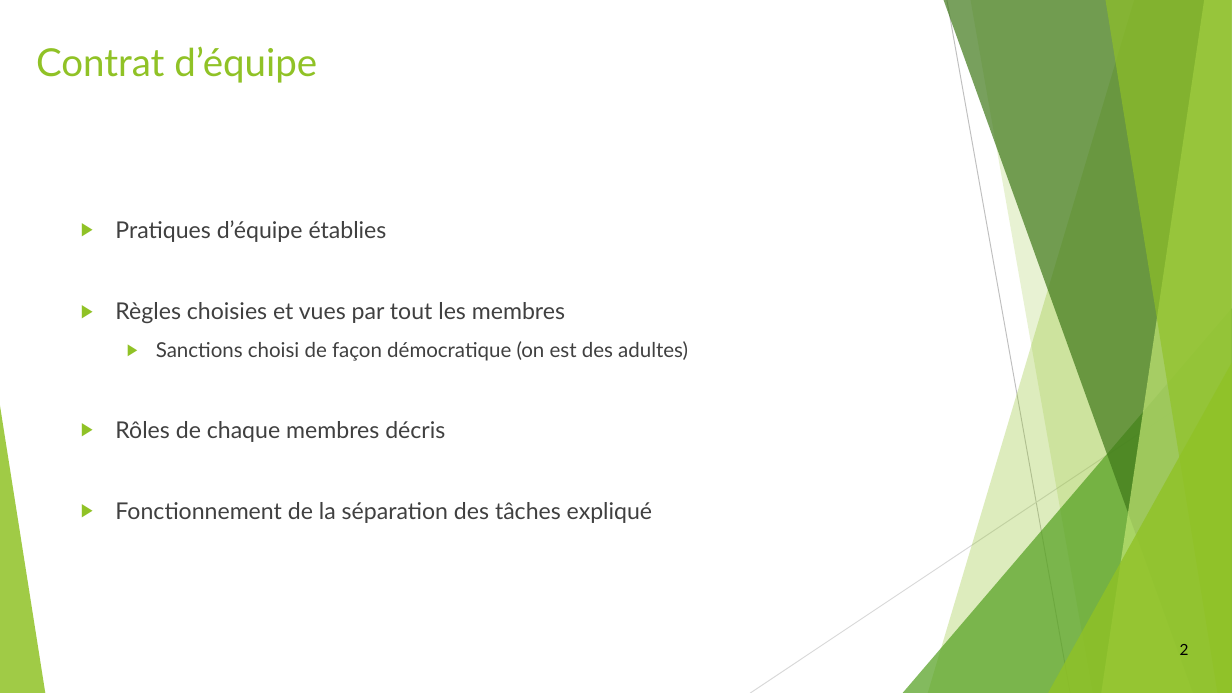
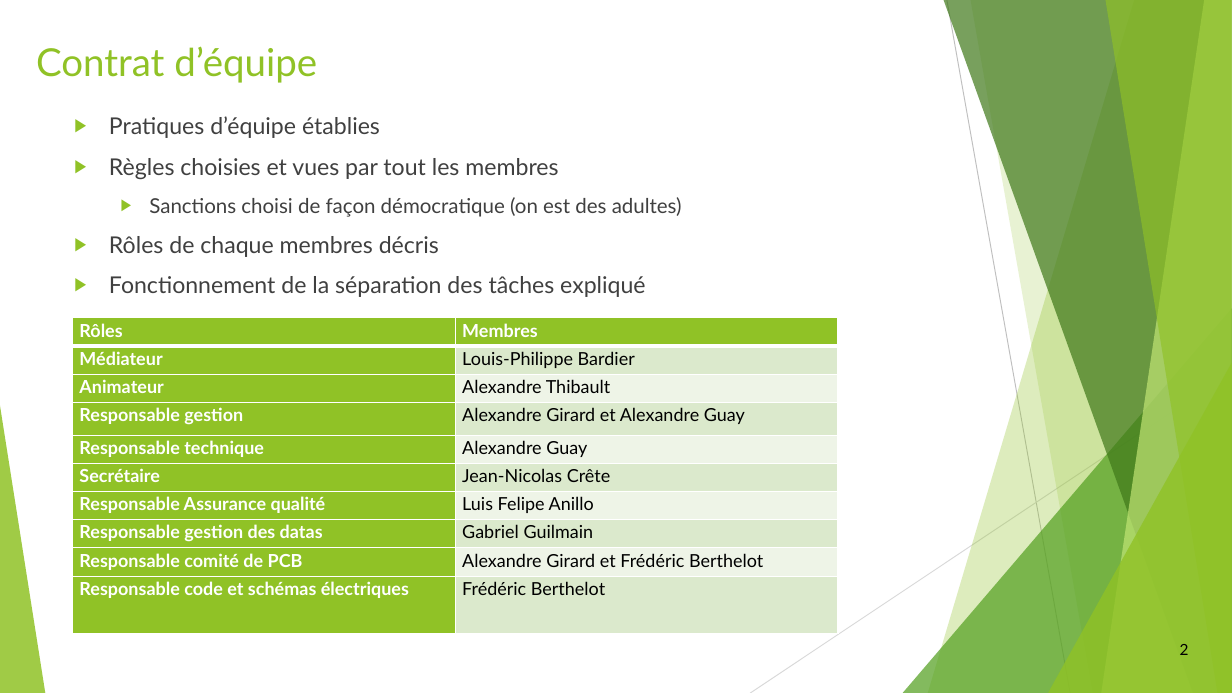
Before and after one commit to gab4321/ProjetS5, a slide deck: slide 2 of Gestion/L1 Présentation.pptx. Drawn at 1232x693 pixels with LibreOffice and Linux fonts; fonts in the diff are those of the drawing. Boxes give left, top, right and bottom in pixels: in the first picture for what was removed or moved away, otherwise in the second. Text is boxed around its words. In the diff, an @@ line names an element or a change of style, - is before the commit and + after.

Commit message:
MAJ Presentation

```diff
--- a/Gestion/L1 Présentation.pptx
+++ b/Gestion/L1 Présentation.pptx
@@ text "Pratiques d’équipe établies" rewrapped from [115,220,688,523] to [109,116,682,297] @@
@@ table added at [73,318,838,634], 10 rows, 2 columns @@
+Rôles | Membres
+Médiateur | Louis-Philippe Bardier
+Animateur | Alexandre Thibault
+Responsable gestion | Alexandre Girard et Alexandre Guay
+Responsable technique | Alexandre Guay
+Secrétaire | Jean-Nicolas Crête
+Responsable Assurance qualité | Luis Felipe Anillo
+Responsable gestion des datas | Gabriel Guilmain
+Responsable comité de PCB | Alexandre Girard et Frédéric Berthelot
+Responsable code et schémas électriques | Frédéric Berthelot
```
Also in this commit, not shown: 1 other file.
